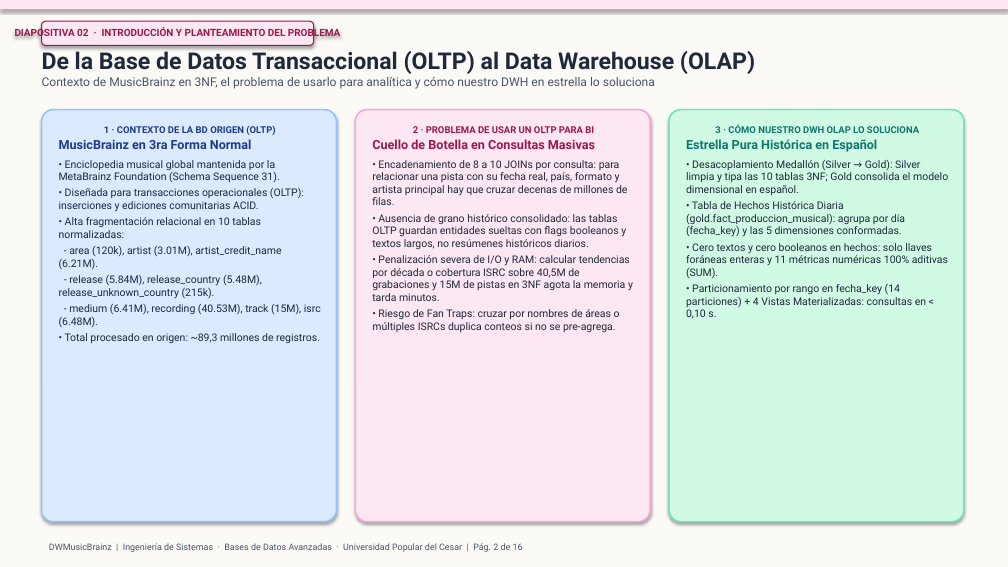
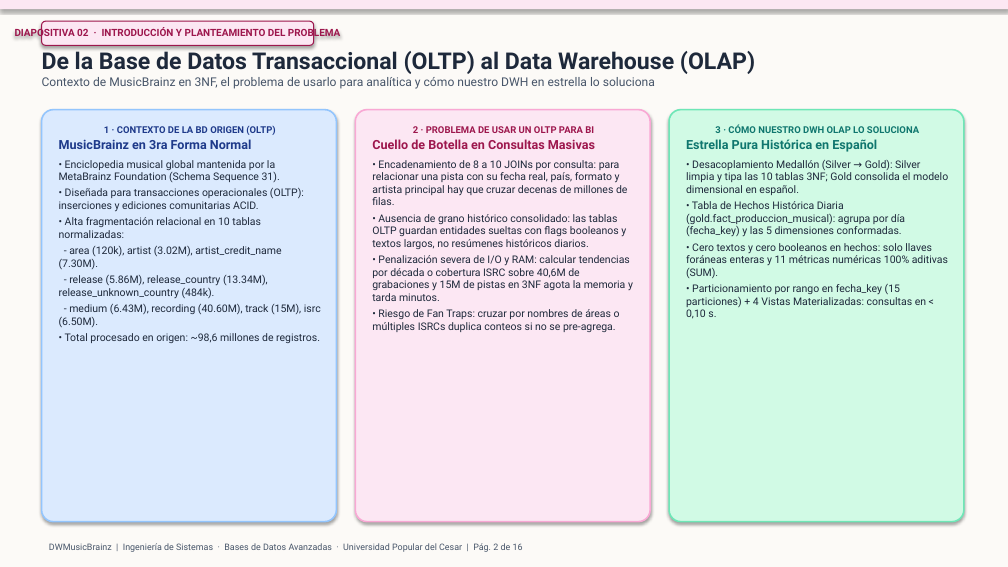
Before and after one commit to srusso1/DWH-MusicBrainz, a slide deck: slide 2 of docs/DWMusicBrainz_Sustentacion.pptx. Drawn at 1008x567 pixels with LibreOffice and Linux fonts; fonts in the diff are those of the drawing. Boxes give left, top, right and bottom in pixels: in the first picture for what was removed or moved away, otherwise in the second. Text is boxed around its words. In the diff, an @@ line names an element or a change of style, - is before the commit and + after.

Commit message:
docs: actualizar documentos de sustentacion con cifras y hallazgos corregidos
- Volumetria real de silver y gold (98,6 M filas, 16 GB, hecho de 2.967.681 filas)
- 15 particiones, catalogo silver.language y nombres oficiales de idioma
- Regla de fecha sin imputar con el anio del artista y conteos aditivos
- Conclusion de RF05 basada en los coeficientes de Pearson reales
- Declarar python-pptx en requirements

```diff
--- a/docs/DWMusicBrainz_Sustentacion.pptx
+++ b/docs/DWMusicBrainz_Sustentacion.pptx
@@ text in rounded rectangle at <box>59,246,321,343</box>: text changed @@
-- area (120k), artist (3.01M), artist_credit_name (6.21M).
-- release (5.84M), release_country (5.48M), release_unknown_country (215k).
-- medium (6.41M), recording (40.53M), track (15M), isrc (6.48M).
-• Total procesado en origen: ~89,3 millones de registros.
+- area (120k), artist (3.02M), artist_credit_name (7.30M).
+- release (5.86M), release_country (13.34M), release_unknown_country (484k).
+- medium (6.43M), recording (40.60M), track (15M), isrc (6.50M).
+• Total procesado en origen: ~98,6 millones de registros.
@@ text in rounded rectangle at <box>372,255,633,301</box>: text changed @@
-• Penalización severa de I/O y RAM: calcular tendencias por década o cobertura ISRC sobre 40,5M de grabaciones y 15M de pistas en 3NF agota la memoria y tarda minutos.
+• Penalización severa de I/O y RAM: calcular tendencias por década o cobertura ISRC sobre 40,6M de grabaciones y 15M de pistas en 3NF agota la memoria y tarda minutos.
@@ text in rounded rectangle at <box>686,284,926,319</box>: text changed @@
-• Particionamiento por rango en fecha_key (14 particiones) + 4 Vistas Materializadas: consultas en < 0,10 s.
+• Particionamiento por rango en fecha_key (15 particiones) + 4 Vistas Materializadas: consultas en < 0,10 s.
```
Also in this commit, not shown: 11 other slides changed, 5 other files.
